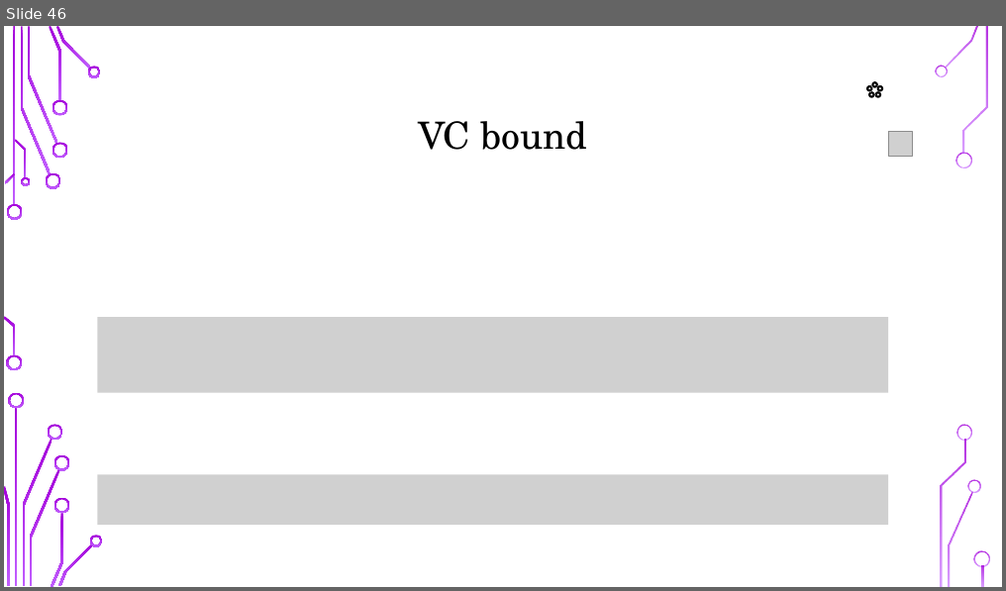
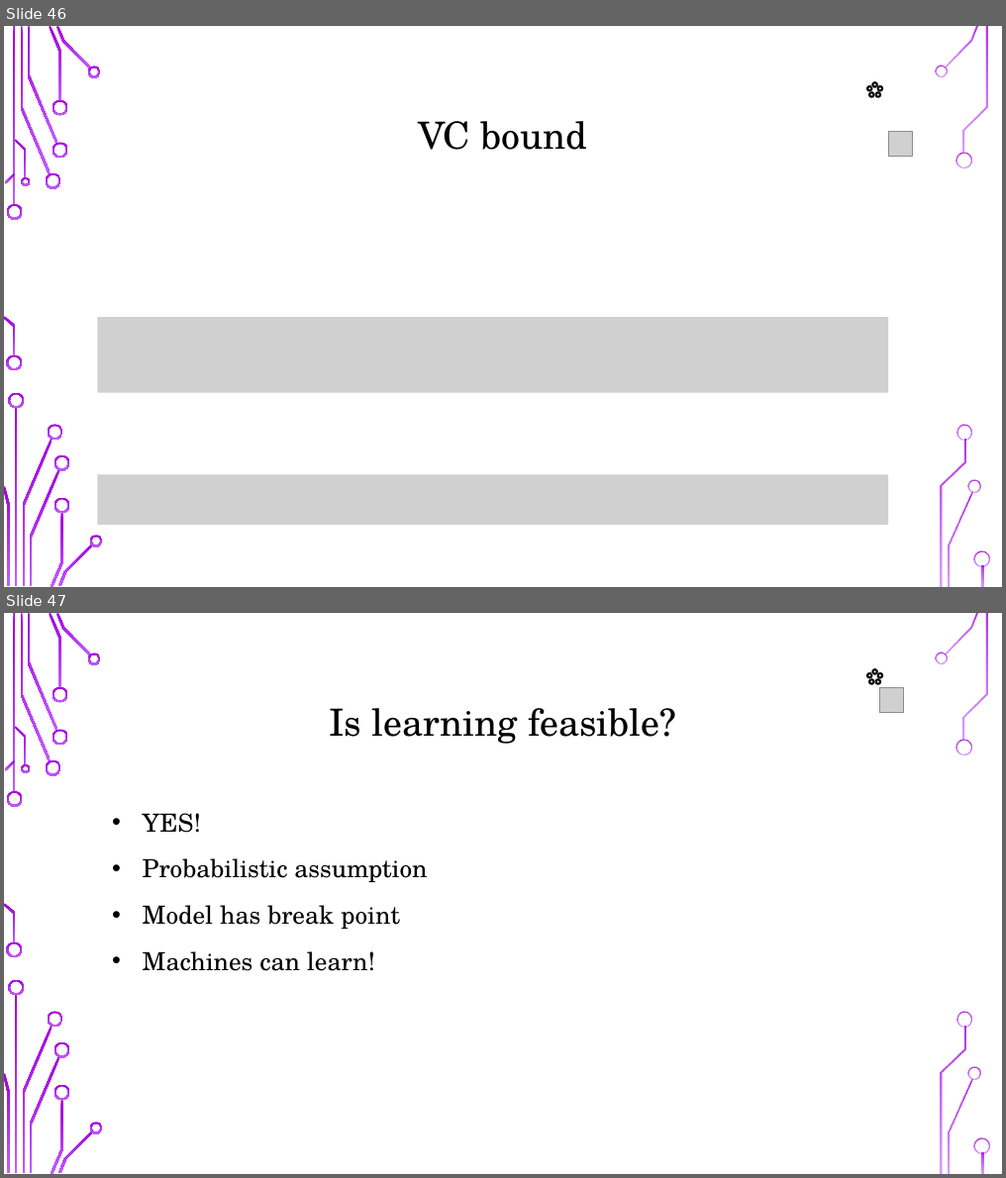
Before and after one commit to UOMDSS/workshops-2021-2022, a slide deck: semester-2-2021-2022/week-8-theory-of-generalisation/Theory_of_Generalisation.pptx. Shown one above the other, each under a label of ours: slide 46 before the commit, slides 46 and 47 after it. The pictures are 1006x591 and 1006x1178 pixels, drawn with LibreOffice and Linux fonts; fonts in the diff are those of the drawing; grey boxes stand for pictures; background and template pictures are left out. Boxes give left, top, right and bottom in pixels: in the first picture for what was removed or moved away, otherwise in the second. Text is boxed around its words. In the diff, an @@ line names an element or a change of style, - is before the commit and + after.

Commit message:
Complete ppt slides

```diff
--- a/semester-2-2021-2022/week-8-theory-of-generalisation/Theory_of_Generalisation.pptx
+++ b/semester-2-2021-2022/week-8-theory-of-generalisation/Theory_of_Generalisation.pptx
@@ slide 47 added at bbox=[4, 613, 1002, 1174], background picture (left out); not listed: 36 template elements that a slide beside it also shows @@
@@ group added at bbox=[868, 669, 904, 713]: 5 ellipses, 5 right arrows, 1 picture @@
@@ title added at bbox=[329, 708, 677, 744], 36 pt, text #000000 @@
+Is learning feasible?
@@ text added at bbox=[143, 813, 427, 971], 24 pt, text #000000 @@
+• YES!
+• Probabilistic assumption
+• Model has break point
+• Machines can learn!
```
Also in this commit, not shown: 1 other slide added.
